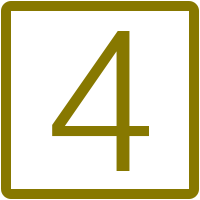
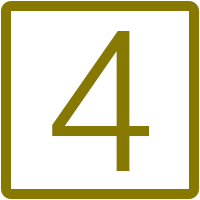
Comparing the layer stacks of the two 200×200 images. Changes:
pixels changed over [52,31,149,171] (layer not identified)
